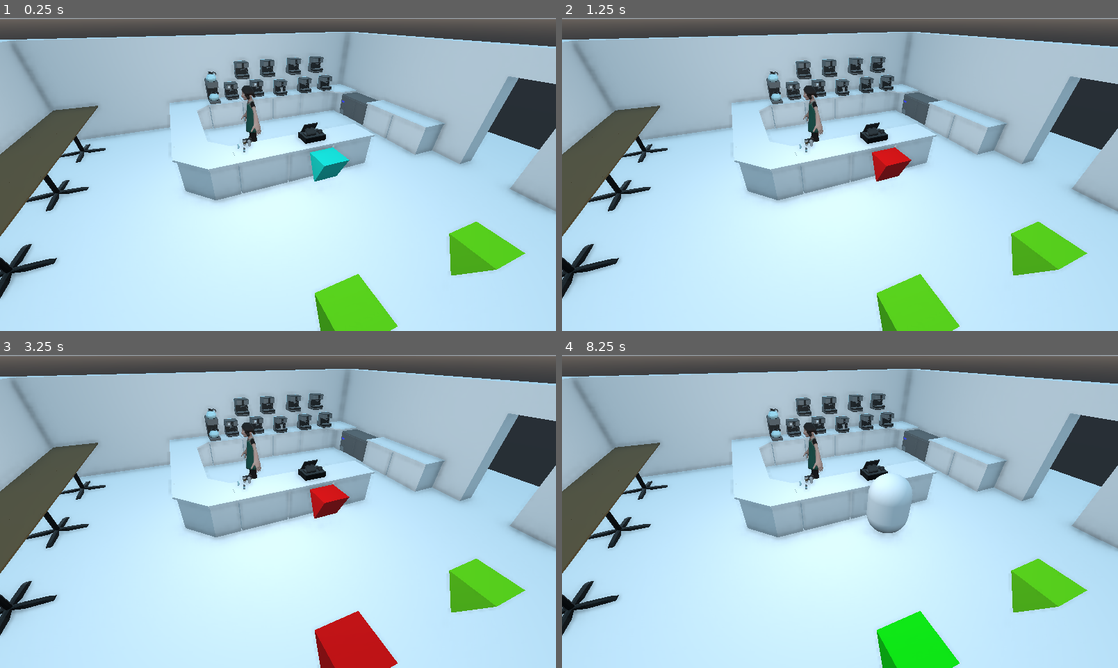
Above: before the commit, frames 1-4 (two rows, left to right).
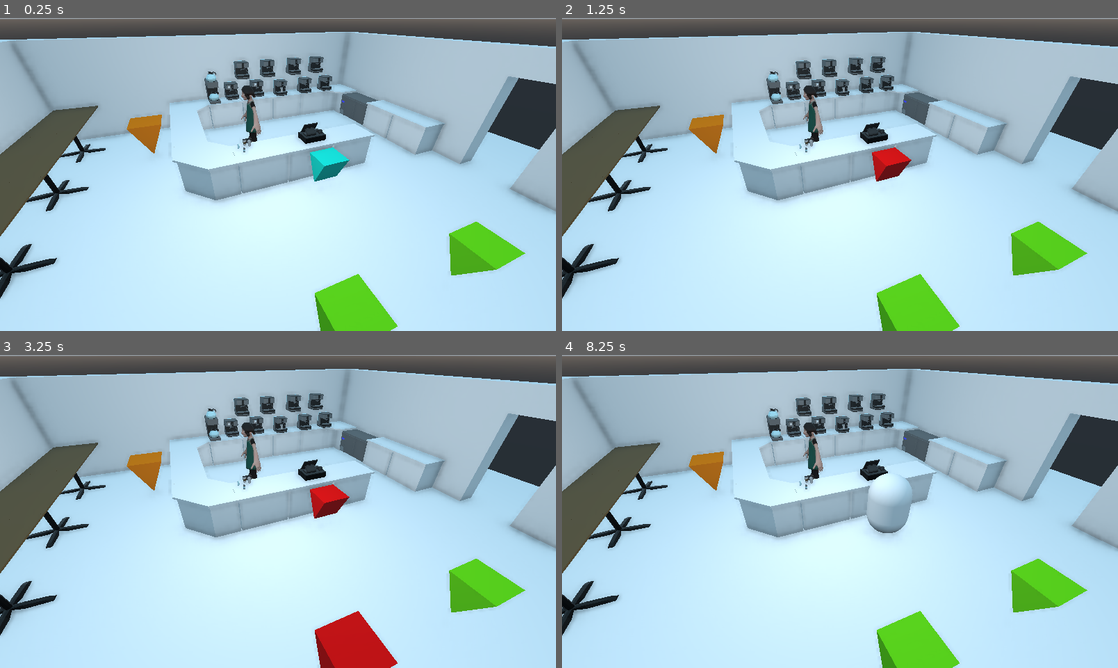
Above: after the commit, the same moments.

Repository: outfrost/ld49
Game: Godot game, scene res://level/CafeNavmesh.tscn
Same seed, same stepped clock (60 frames per second), same inputs: the game is played once before the commit and once after it. This scene is started directly instead of the project's main scene.
Inputs (mouse positions are in pixels of both pictures, inside the frame that each line leads up to):
- Up to frame 1 (0.25 s): no input
- Up to frame 2 (1.25 s): tap Enter at 0.5 s; move the mouse to (962, 158) at 0.52 s; hold D (right) from 0.53 s (still down); tap Mouse wheel up (zoom_in) at 0.6 s; click (962, 158) at 0.67 s
- Up to frame 3 (3.25 s): move the mouse to (166, 527) at 1.27 s; release D (right) at 1.28 s; hold S (down) 1.28-2.03 s; tap Mouse wheel down (zoom_out) at 1.35, 2.85 s; tap Space at 2 s; move the mouse to (333, 442) at 2.02 s; hold D (right) 2.03-2.78 s; tap Mouse wheel up (zoom_in) at 2.1 s; tap Enter at 2.75 s; move the mouse to (250, 574) at 2.77 s; hold W (up) from 2.78 s (still down); click (250, 574) at 2.92 s
- Up to frame 4 (8.25 s): tap Space at 3.5, 5.75 s; move the mouse to (1006, 558) at 3.52 s; release W (up) at 3.53 s; hold A (left) 3.53-5.03 s; tap Mouse wheel up (zoom_in) every 1.5 s from 3.6 to 8.1 s; move the mouse to (673, 464) at 4.27 s; tap Mouse wheel down (zoom_out) at 4.35, 5.85, 7.35 s; tap Enter at 5 s; move the mouse to (867, 511) at 5.02 s; hold S (down) 5.03-5.78 s; click (867, 511) at 5.17 s; move the mouse to (756, 433) at 5.77 s; hold D (right) 5.78-6.53 s; move the mouse to (962, 495) at 6.52 s; hold W (up) 6.53-7.28 s; move the mouse to (728, 527) at 7.27 s; hold D (right) 7.28-8.03 s; click (728, 527) at 7.42 s; move the mouse to (895, 442) at 8.02 s; hold S (down) from 8.03 s (still down)

The runs differ from the first frame. In frame 1, 0.5% of the frame differs, in the area x 22-30%, y 30-44%; in frame 2, 0.5%; in frame 3, 0.5%; in frame 4, 2.3%, in the area x 22-72%, y 30-100%.
Error in both runs: Invalid get index 'is_running' (on base: 'null instance'). (res://game/CameraPosition.gd:43)

Commit message:
Created the logic to deliver the beverages to customers

Diff:
--- a/game/autoloads/OrderRepository.gd
+++ b/game/autoloads/OrderRepository.gd
@@ -16,25 +16,44 @@
 
 signal new_order(order_array)
 signal removed_order
-signal client_satisfied(node)
-signal client_enraged(node)
+signal client_satisfied(node) #Called from customer directly
+signal client_enraged(node) #Called from customer directly
 
+#Stores the orders the player accepted
 #node_ref:order_array
 var order_queue:Dictionary = {
 
 }
 
 var barista_prepared_order:Array = []
+var customer_waiting_on_ask_spot:Spatial = null
 
 func barista_add_item_to_delivery(item:int)->void:
 	barista_prepared_order.append(item)
 
-func barista_call_client_to_get_order()->void:
-	barista_prepared_order.sort()
-	for client_order in order_queue:
-		pass
+#0 means garbage, #100 means excellent
+func compare_order(barista_order:Array, customer_order:Array)->int:
+	var barista_order_siz = barista_order.size()
+	var customer_order_size = customer_order.size()
 
-var customer_waiting_on_ask_spot:Spatial = null
+	#Client will not accept missing items from the orders, also won't accept more than he is willingly to pay
+	if barista_order_siz != customer_order_size:
+		 return 0
+
+	var missed_items:float = 0
+	for i in range(barista_order_siz):
+		if barista_order[i] != customer_order[i]:
+			missed_items += 1
+
+	if missed_items == customer_order_size:
+		return 0
+	else:
+		return (customer_order_size/(customer_order_size-missed_items) )*100
+
+#Calls any client with a matching order
+func barista_call_client_to_get_food(client_node:Spatial)->void:
+	if client_node.has("receive_order"):
+		client_node.call_customer_to_deliver_zone()
 
 func generate_order(number_of_items:int, can_repeat:bool)->Array:
 	randomize()
@@ -64,13 +83,19 @@
 	emit_signal("removed_order")
 	return true
 
-func take_order_from_customer()->void:
+func get_order(node:Spatial)->Array:
+	if not (node in order_queue.keys()):
+		return []
+	return order_queue[node]
+
+func take_order_from_customer()->bool:
 	if customer_waiting_on_ask_spot == null:
-		return
+		return false
 	if not customer_waiting_on_ask_spot.has_method("deliver_order_to_barista"):
 		printerr("The node is not a customer", get_stack())
-		return
+		return false
 	customer_waiting_on_ask_spot.deliver_order_to_barista()
+	return true
 
 func set_customer_waiting_on_ask_spot(node:Spatial)->void:
 	customer_waiting_on_ask_spot = node
--- a/game/customer/GenericCustomer.gd
+++ b/game/customer/GenericCustomer.gd
@@ -30,7 +30,10 @@
 signal started_walking
 signal started_idling
 signal despawning(node)
+
 var barista_took_order:bool = false
+var barista_called_for_delivery:bool = false
+var got_food:bool = false
 
 #Maybe for some reason the characters are supposed to be locked on the y axis, so they don't climb stuff, not that they will or should
 #I'm not sure if they would climb stairs by default
@@ -52,6 +55,10 @@
 			return i
 	#Did not find spot
 	return null
+
+func call_customer_to_deliver_zone():
+	barista_called_for_delivery = true
+	go_get_food_spot()
 
 func needs_fullfilled():
 	OrderRepository.remove_order(self)
@@ -136,6 +143,18 @@
 						#wait on a table, if none available, will wait until finds one
 						go_waiting_spot()
 			states.walking:
+				if got_food:
+					current_state = states.drinking
+				if barista_called_for_delivery and not got_food: #Stopped walking at the checkout spot
+					got_food = true
+					var score = OrderRepository.compare_order(OrderRepository.barista_prepared_order, OrderRepository.get_order(self))
+					print("The customer gave a rating to the food: ", score)
+					var will_stay_or_leave = rand_range(0, 100)
+					if will_stay_or_leave < 20:
+						leave_and_go_away()
+					else:
+						go_waiting_spot()
+
 				if not barista_took_order:
 					current_state = states.idle
 				else:
--- a/game/customer/spots/DrinkingSpot.gd
+++ b/game/customer/spots/DrinkingSpot.gd
@@ -2,6 +2,7 @@
 
 #Define locations for the customers to go
 
+onready var original_material = $MeshInstance.get_active_material(0).duplicate()
 var busy:bool = false
 
 func set_busy(value:bool)->void:
@@ -24,6 +25,4 @@
 			copy.albedo_color = Color(1,0,0)
 			$MeshInstance.material_override = copy
 		else:
-			var copy = $MeshInstance.get_active_material(0).duplicate()
-			copy.albedo_color = Color(0,1,0)
-			$MeshInstance.material_override = copy
+			$MeshInstance.material_override = original_material
--- /dev/null
+++ b/game/customer/spots/GetFoodSpot.tscn
@@ -0,0 +1,18 @@
+[gd_scene load_steps=4 format=2]
+
+[ext_resource path="res://game/customer/spots/DrinkingSpot.gd" type="Script" id=1]
+
+[sub_resource type="PrismMesh" id=1]
+
+[sub_resource type="SpatialMaterial" id=2]
+albedo_color = Color( 0.956863, 0.513726, 0.0313726, 1 )
+
+[node name="GetFoodSpot" type="Spatial" groups=[
+"get_food_spot",
+]]
+script = ExtResource( 1 )
+
+[node name="MeshInstance" type="MeshInstance" parent="."]
+transform = Transform( -1, 8.74228e-08, 0, -8.74228e-08, -1, 0, 0, 0, 1, 0, 0, 0 )
+mesh = SubResource( 1 )
+material/0 = SubResource( 2 )
--- a/level/CafeNavmesh.tscn
+++ b/level/CafeNavmesh.tscn
@@ -7,6 +7,7 @@
 [ext_resource path="res://game/customer/GenericCustomer.tscn" type="PackedScene" id=5]
 [ext_resource path="res://game/customer/spots/ExitSpot.tscn" type="PackedScene" id=6]
 [ext_resource path="res://game/customer/spots/AskFoodSpot.tscn" type="PackedScene" id=7]
+[ext_resource path="res://game/customer/spots/GetFoodSpot.tscn" type="PackedScene" id=8]
 
 [sub_resource type="NavigationMesh" id=1]
 vertices = PoolVector3Array( -0.302999, 0.60385, -6.4231, -0.00299931, 0.60385, -3.7231, 4.197, 0.60385, -3.7231, 4.497 …(4062 unchanged characters)…
@@ -90,3 +91,6 @@
 
 [node name="AskFoodSpot" parent="Navigation" index="8" instance=ExtResource( 7 )]
 transform = Transform( 0.326376, 0, 0, 0, 0.326376, 0, 0, 0, 0.326376, 0, 0.549713, -1.28215 )
+
+[node name="GetFoodSpot" parent="Navigation" index="9" instance=ExtResource( 8 )]
+transform = Transform( -1.92617e-08, 0, -0.440657, 0, 0.440657, 0, 0.440657, 0, -1.92617e-08, -3.66272, 0.547837, 2.74309 )
--- a/project.godot
+++ b/project.godot
@@ -69,7 +69,6 @@
 [autoload]
 
 DebugOverlay="*res://game/DebugOverlay.tscn"
-ScenesRepo="*res://game/autoloads/ScenesRepo.gd"
 ErrorHandler="*res://game/autoloads/ErrorHandler.gd"
 OrderRepository="*res://game/autoloads/OrderRepository.gd"
 
Not shown: 1 places in level/CafeNavmesh.tscn that only renumber resources
